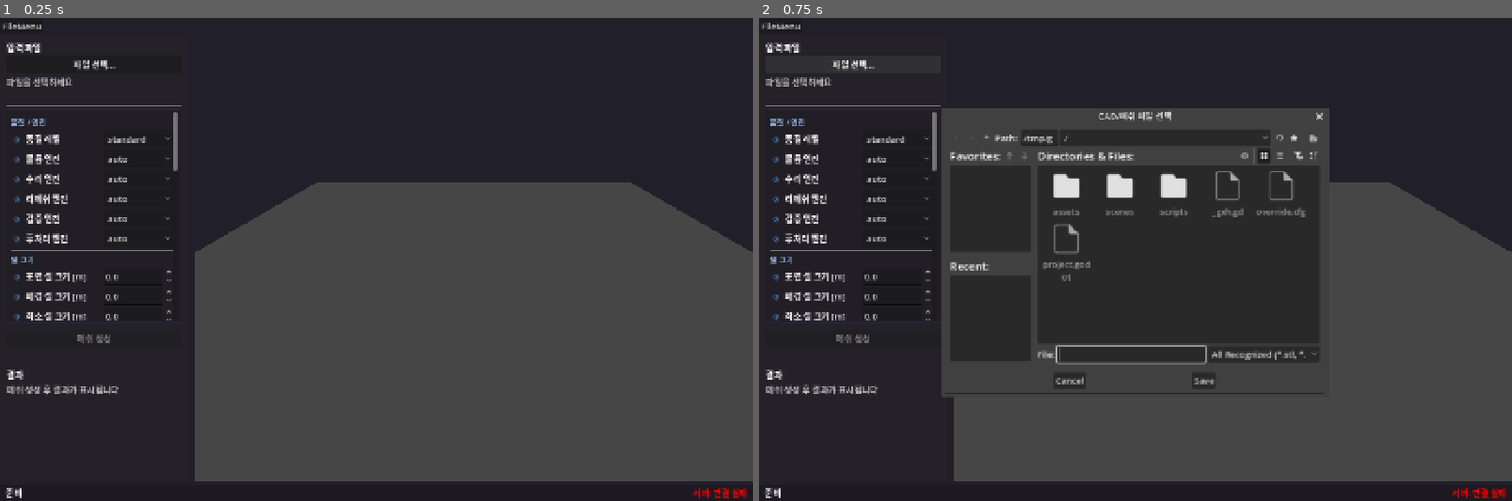
Above: before the commit, frames 1-2 (left to right).
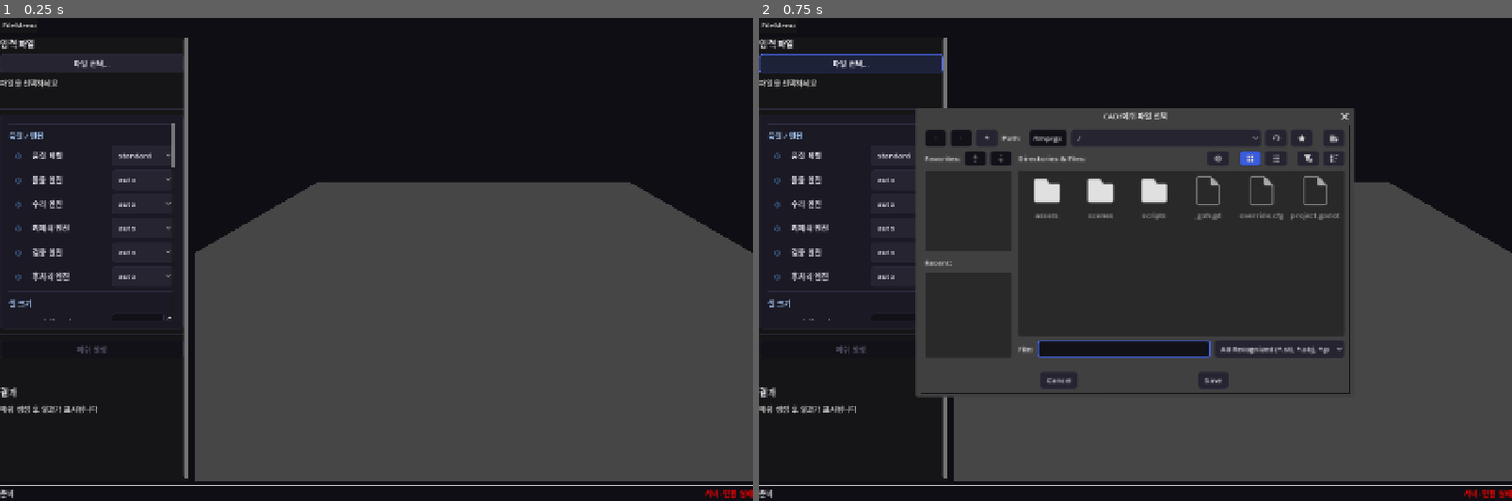
Above: after the commit, the same moments.

Repository: younglin90/AutoTessell
Game: Godot game, scene res://scenes/main.tscn
Same seed, same stepped clock (60 frames per second), same inputs: the game is played once before the commit and once after it.
Inputs:
- Up to frame 1 (0.25 s): no input
- Up to frame 2 (0.75 s): click "파일 선택..." at 0.5 s

The runs differ from the first frame. In frame 1, 3.5% of the frame differs, in the area x 0-100%, y 0-100%; in frame 2, 9.2%.

Commit message:
feat: token-based Theme system (godot-desktop-ui skill)
Applied the godot-desktop-ui design skill to Auto-Tessell:

- godot/scripts/app_theme.gd: Theme factory with dark/light token sets
  (bg_base, bg_surface, accent, text_primary, spacing, corners etc.)
- Tokens applied to: Button, PanelContainer, LineEdit, SpinBox,
  OptionButton, CheckBox, PopupMenu, ProgressBar, TabContainer,
  HSeparator, ScrollContainer, RichTextLabel
- sidebar.gd, status_bar.gd, params_panel.gd: removed hardcoded
  styles, now inherit from Theme with minimal overrides
- main_ui.gd: AppTheme.create("dark") applied in _ready()
- project.godot: clear_color matches bg_base token
- .godot-ui-design/system.md: design decisions documented

Design direction: Engineering Precision (flat, border-only, warm dark)

Co-Authored-By: Claude Opus 4.6 (1M context) <noreply@anthropic.com>

Diff:
--- a/godot/project.godot
+++ b/godot/project.godot
@@ -35,4 +35,4 @@
 [rendering]
 
 anti_aliasing/quality/msaa_3d=2
-environment/defaults/default_clear_color=Color(0.13, 0.12, 0.16, 1)
+environment/defaults/default_clear_color=Color(0.059, 0.055, 0.078, 1)
--- /dev/null
+++ b/godot/scripts/app_theme.gd
@@ -0,0 +1,239 @@
+## Auto-Tessell 앱 테마 팩토리
+## 디자인 토큰 기반으로 전체 Theme 리소스를 생성한다.
+class_name AppTheme
+
+
+static func create(mode: String = "dark") -> Theme:
+	var tokens := _get_tokens(mode)
+	var theme := Theme.new()
+
+	# --- 글로벌 폰트 크기 ---
+	theme.default_font_size = 14
+
+	# --- Spacing ---
+	theme.set_constant("margin_left", "MarginContainer", tokens.spacing_lg)
+	theme.set_constant("margin_right", "MarginContainer", tokens.spacing_lg)
+	theme.set_constant("margin_top", "MarginContainer", tokens.spacing_lg)
+	theme.set_constant("margin_bottom", "MarginContainer", tokens.spacing_lg)
+	theme.set_constant("separation", "VBoxContainer", tokens.spacing_sm)
+	theme.set_constant("separation", "HBoxContainer", tokens.spacing_sm)
+
+	# --- Label ---
+	theme.set_color("font_color", "Label", tokens.text_primary)
+
+	# --- Button ---
+	var btn := _create_button_styles(tokens)
+	theme.set_stylebox("normal", "Button", btn.normal)
+	theme.set_stylebox("hover", "Button", btn.hover)
+	theme.set_stylebox("pressed", "Button", btn.pressed)
+	theme.set_stylebox("disabled", "Button", btn.disabled)
+	theme.set_color("font_color", "Button", tokens.text_primary)
+	theme.set_color("font_hover_color", "Button", Color.WHITE)
+	theme.set_color("font_disabled_color", "Button", tokens.text_disabled)
+
+	# --- PanelContainer ---
+	theme.set_stylebox("panel", "PanelContainer", _create_surface_style(tokens))
+
+	# --- LineEdit ---
+	var input := _create_input_styles(tokens)
+	theme.set_stylebox("normal", "LineEdit", input.normal)
+	theme.set_stylebox("focus", "LineEdit", input.focus)
+	theme.set_stylebox("read_only", "LineEdit", input.read_only)
+	theme.set_color("font_color", "LineEdit", tokens.text_primary)
+	theme.set_color("font_placeholder_color", "LineEdit", tokens.text_secondary)
+
+	# --- SpinBox (inherits LineEdit) ---
+	theme.set_stylebox("normal", "SpinBox", input.normal.duplicate())
+	theme.set_stylebox("focus", "SpinBox", input.focus.duplicate())
+
+	# --- OptionButton ---
+	theme.set_stylebox("normal", "OptionButton", btn.normal.duplicate())
+	theme.set_stylebox("hover", "OptionButton", btn.hover.duplicate())
+	theme.set_stylebox("pressed", "OptionButton", btn.pressed.duplicate())
+	theme.set_color("font_color", "OptionButton", tokens.text_primary)
+
+	# --- CheckBox ---
+	theme.set_color("font_color", "CheckBox", tokens.text_primary)
+	theme.set_color("font_hover_color", "CheckBox", tokens.accent_hover)
+
+	# --- PopupMenu ---
+	var popup_style := _create_popup_style(tokens)
+	theme.set_stylebox("panel", "PopupMenu", popup_style)
+	theme.set_stylebox("hover", "PopupMenu", _create_menu_hover_style(tokens))
+	theme.set_color("font_color", "PopupMenu", tokens.text_primary)
+
+	# --- RichTextLabel ---
+	theme.set_color("default_color", "RichTextLabel", tokens.text_primary)
+
+	# --- HSeparator ---
+	var sep_style := StyleBoxLine.new()
+	sep_style.color = tokens.border_subtle
+	sep_style.thickness = 1
+	theme.set_stylebox("separator", "HSeparator", sep_style)
+
+	# --- ProgressBar ---
+	var pb_bg := StyleBoxFlat.new()
+	pb_bg.bg_color = tokens.bg_input
+	pb_bg.set_corner_radius_all(tokens.corner_sm)
+	theme.set_stylebox("background", "ProgressBar", pb_bg)
+	var pb_fill := StyleBoxFlat.new()
+	pb_fill.bg_color = tokens.accent
+	pb_fill.set_corner_radius_all(tokens.corner_sm)
+	theme.set_stylebox("fill", "ProgressBar", pb_fill)
+
+	# --- ScrollContainer ---
+	var scroll_bg := StyleBoxFlat.new()
+	scroll_bg.bg_color = Color.TRANSPARENT
+	theme.set_stylebox("panel", "ScrollContainer", scroll_bg)
+
+	# --- TabContainer ---
+	var tab_sel := StyleBoxFlat.new()
+	tab_sel.bg_color = tokens.bg_surface
+	tab_sel.border_width_top = 2
+	tab_sel.border_color = tokens.accent
+	tab_sel.corner_radius_top_left = tokens.corner_sm
+	tab_sel.corner_radius_top_right = tokens.corner_sm
+	tab_sel.set_content_margin_all(tokens.spacing_sm)
+	theme.set_stylebox("tab_selected", "TabContainer", tab_sel)
+
+	var tab_unsel := StyleBoxFlat.new()
+	tab_unsel.bg_color = Color.TRANSPARENT
+	tab_unsel.set_content_margin_all(tokens.spacing_sm)
+	theme.set_stylebox("tab_unselected", "TabContainer", tab_unsel)
+
+	var tab_panel := StyleBoxFlat.new()
+	tab_panel.bg_color = tokens.bg_surface
+	tab_panel.border_color = tokens.border_subtle
+	tab_panel.set_border_width_all(1)
+	tab_panel.border_width_top = 0
+	tab_panel.set_content_margin_all(tokens.spacing_lg)
+	theme.set_stylebox("panel", "TabContainer", tab_panel)
+
+	return theme
+
+
+# -----------------------------------------------------------------------
+# Token definitions
+# -----------------------------------------------------------------------
+
+static func _get_tokens(mode: String) -> Dictionary:
+	if mode == "dark":
+		return {
+			"bg_base":        Color(0.059, 0.055, 0.078),
+			"bg_surface":     Color(0.102, 0.098, 0.141),
+			"bg_elevated":    Color(0.145, 0.141, 0.188),
+			"bg_input":       Color(0.071, 0.067, 0.094),
+			"border_subtle":  Color(0.165, 0.161, 0.227),
+			"border_focus":   Color(0.290, 0.424, 0.969),
+			"text_primary":   Color(0.886, 0.886, 0.910),
+			"text_secondary": Color(0.533, 0.533, 0.627),
+			"text_disabled":  Color(0.333, 0.333, 0.408),
+			"accent":         Color(0.290, 0.424, 0.969),
+			"accent_hover":   Color(0.365, 0.490, 0.976),
+			"accent_pressed": Color(0.227, 0.361, 0.878),
+			"success":        Color(0.290, 0.871, 0.502),
+			"warning":        Color(0.984, 0.749, 0.141),
+			"error":          Color(0.973, 0.443, 0.443),
+			"spacing_xs": 4, "spacing_sm": 8, "spacing_md": 12,
+			"spacing_lg": 16, "spacing_xl": 24, "spacing_2xl": 32,
+			"corner_sm": 4, "corner_md": 6, "corner_lg": 8,
+		}
+	else:
+		return {
+			"bg_base":        Color(0.973, 0.973, 0.980),
+			"bg_surface":     Color(1.0, 1.0, 1.0),
+			"bg_elevated":    Color(1.0, 1.0, 1.0),
+			"bg_input":       Color(0.941, 0.941, 0.957),
+			"border_subtle":  Color(0.847, 0.847, 0.878),
+			"border_focus":   Color(0.290, 0.424, 0.969),
+			"text_primary":   Color(0.102, 0.102, 0.141),
+			"text_secondary": Color(0.420, 0.420, 0.502),
+			"text_disabled":  Color(0.620, 0.620, 0.680),
+			"accent":         Color(0.290, 0.424, 0.969),
+			"accent_hover":   Color(0.365, 0.490, 0.976),
+			"accent_pressed": Color(0.227, 0.361, 0.878),
+			"success":        Color(0.133, 0.694, 0.298),
+			"warning":        Color(0.800, 0.600, 0.000),
+			"error":          Color(0.863, 0.196, 0.196),
+			"spacing_xs": 4, "spacing_sm": 8, "spacing_md": 12,
+			"spacing_lg": 16, "spacing_xl": 24, "spacing_2xl": 32,
+			"corner_sm": 4, "corner_md": 6, "corner_lg": 8,
+		}
+
+
+# -----------------------------------------------------------------------
+# StyleBox factories
+# -----------------------------------------------------------------------
+
+static func _create_surface_style(t: Dictionary) -> StyleBoxFlat:
+	var s := StyleBoxFlat.new()
+	s.bg_color = t.bg_surface
+	s.border_color = t.border_subtle
+	s.set_border_width_all(1)
+	s.set_corner_radius_all(t.corner_md)
+	s.set_content_margin_all(t.spacing_lg)
+	return s
+
+
+static func _create_button_styles(t: Dictionary) -> Dictionary:
+	var normal := StyleBoxFlat.new()
+	normal.bg_color = t.bg_elevated
+	normal.border_color = t.border_subtle
+	normal.set_border_width_all(1)
+	normal.set_corner_radius_all(t.corner_sm)
+	normal.content_margin_left = 12
+	normal.content_margin_right = 12
+	normal.content_margin_top = 6
+	normal.content_margin_bottom = 6
+
+	var hover := normal.duplicate()
+	hover.bg_color = Color(t.accent, 0.15)
+	hover.border_color = t.accent
+
+	var pressed := normal.duplicate()
+	pressed.bg_color = t.accent_pressed
+
+	var disabled := normal.duplicate()
+	disabled.bg_color = t.bg_input
+	disabled.border_color = Color(t.border_subtle, 0.5)
+
+	return {"normal": normal, "hover": hover, "pressed": pressed, "disabled": disabled}
+
+
+static func _create_input_styles(t: Dictionary) -> Dictionary:
+	var normal := StyleBoxFlat.new()
+	normal.bg_color = t.bg_input
+	normal.border_color = t.border_subtle
+	normal.set_border_width_all(1)
+	normal.set_corner_radius_all(t.corner_sm)
+	normal.set_content_margin_all(6)
+
+	var focus := normal.duplicate()
+	focus.border_color = t.border_focus
+	focus.set_border_width_all(2)
+
+	var read_only := normal.duplicate()
+	read_only.bg_color = t.bg_surface
+
+	return {"normal": normal, "focus": focus, "read_only": read_only}
+
+
+static func _create_popup_style(t: Dictionary) -> StyleBoxFlat:
+	var s := StyleBoxFlat.new()
+	s.bg_color = t.bg_elevated
+	s.border_color = t.border_subtle
+	s.set_border_width_all(1)
+	s.set_corner_radius_all(t.corner_lg)
+	s.shadow_size = 6
+	s.shadow_offset = Vector2(0, 3)
+	s.shadow_color = Color(0, 0, 0, 0.25)
+	s.set_content_margin_all(t.spacing_sm)
+	return s
+
+
+static func _create_menu_hover_style(t: Dictionary) -> StyleBoxFlat:
+	var s := StyleBoxFlat.new()
+	s.bg_color = Color(t.accent, 0.15)
+	s.set_corner_radius_all(t.corner_sm)
+	s.set_content_margin_all(4)
+	return s
--- a/godot/scripts/main_ui.gd
+++ b/godot/scripts/main_ui.gd
@@ -31,6 +31,9 @@
 # Lifecycle
 # -----------------------------------------------------------------------
 func _ready() -> void:
+	# 토큰 기반 테마 적용
+	theme = AppTheme.create("dark")
+
 	# 시그널 연결
 	file_button.pressed.connect(_on_file_button_pressed)
 	file_dialog.file_selected.connect(_on_file_selected)
--- a/godot/scripts/params_panel.gd
+++ b/godot/scripts/params_panel.gd
@@ -77,20 +77,9 @@
 
 
 func _apply_style() -> void:
-	var style := StyleBoxFlat.new()
-	style.bg_color = Color(0.13, 0.12, 0.15, 1.0)
-	style.border_color = Color(0.22, 0.20, 0.28, 0.3)
-	style.border_width_top = 1
-	style.border_width_bottom = 1
-	style.corner_radius_top_left = 4
-	style.corner_radius_top_right = 4
-	style.corner_radius_bottom_left = 4
-	style.corner_radius_bottom_right = 4
-	style.content_margin_left = 8
-	style.content_margin_right = 8
-	style.content_margin_top = 6
-	style.content_margin_bottom = 6
-	add_theme_stylebox_override("panel", style)
+	# Theme이 PanelContainer 스타일을 자동 적용하므로 추가 override 불필요.
+	# 필요 시 미세 조정만:
+	pass
 
 
 # -----------------------------------------------------------------------
--- a/godot/scripts/sidebar.gd
+++ b/godot/scripts/sidebar.gd
@@ -2,15 +2,12 @@
 extends PanelContainer
 
 func _ready() -> void:
-	# Warm dark 사이드바 스타일
-	var style := StyleBoxFlat.new()
-	style.bg_color = Color(0.14, 0.13, 0.16, 1.0)  # 약간 따뜻한 다크
-	style.border_color = Color(0.25, 0.22, 0.30, 0.5)
-	style.border_width_right = 1
-	style.content_margin_left = 12
-	style.content_margin_right = 12
-	style.content_margin_top = 8
-	style.content_margin_bottom = 8
-	style.corner_radius_top_left = 0
-	style.corner_radius_bottom_left = 0
-	add_theme_stylebox_override("panel", style)
+	# Theme이 PanelContainer 기본 스타일 적용.
+	# 사이드바만 우측 border 추가:
+	var base: StyleBoxFlat = get_theme_stylebox("panel", "PanelContainer").duplicate() if get_theme_stylebox("panel", "PanelContainer") is StyleBoxFlat else StyleBoxFlat.new()
+	base.border_width_right = 1
+	base.corner_radius_top_left = 0
+	base.corner_radius_bottom_left = 0
+	base.corner_radius_top_right = 0
+	base.corner_radius_bottom_right = 0
+	add_theme_stylebox_override("panel", base)
--- a/godot/scripts/status_bar.gd
+++ b/godot/scripts/status_bar.gd
@@ -2,12 +2,11 @@
 extends PanelContainer
 
 func _ready() -> void:
-	var style := StyleBoxFlat.new()
-	style.bg_color = Color(0.11, 0.10, 0.13, 1.0)
-	style.border_color = Color(0.25, 0.22, 0.30, 0.3)
-	style.border_width_top = 1
-	style.content_margin_left = 10
-	style.content_margin_right = 10
-	style.content_margin_top = 4
-	style.content_margin_bottom = 4
-	add_theme_stylebox_override("panel", style)
+	# Theme 기반 + 상단 border만 추가
+	var base: StyleBoxFlat = get_theme_stylebox("panel", "PanelContainer").duplicate() if get_theme_stylebox("panel", "PanelContainer") is StyleBoxFlat else StyleBoxFlat.new()
+	base.bg_color = Color(0.059, 0.055, 0.078)  # bg_base (더 어두운 배경)
+	base.border_width_top = 1
+	base.set_corner_radius_all(0)
+	base.content_margin_top = 4
+	base.content_margin_bottom = 4
+	add_theme_stylebox_override("panel", base)
Not shown, added: godot/.godot-ui-design/system.md
